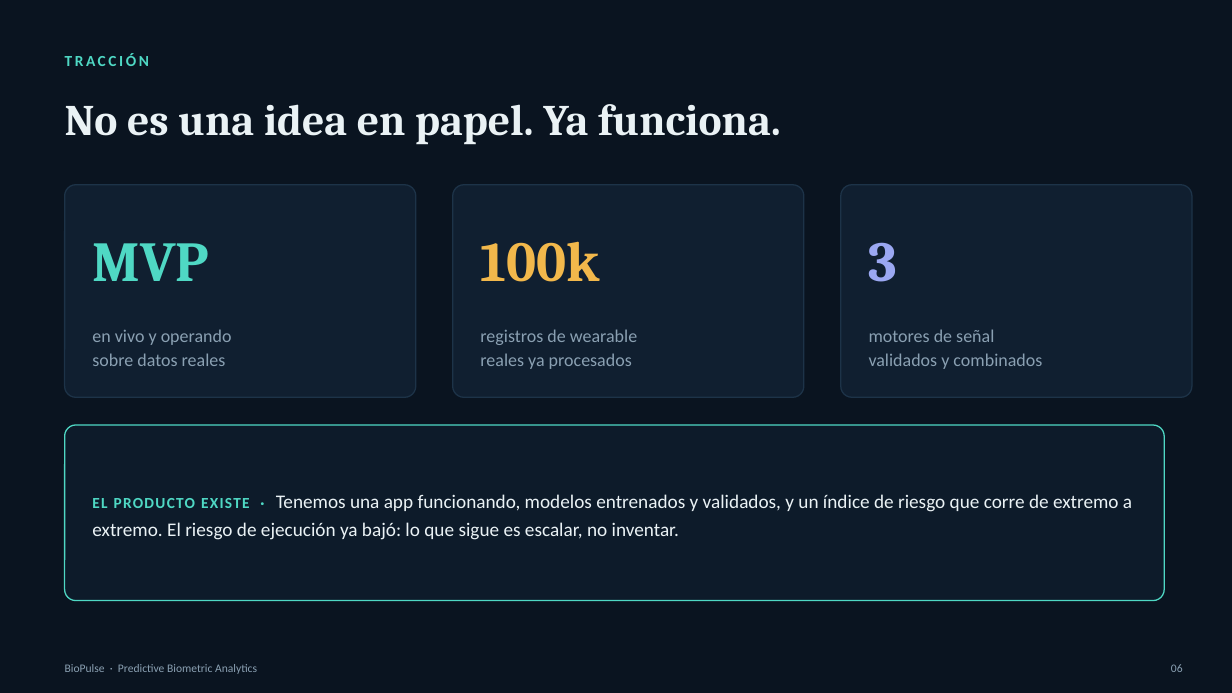
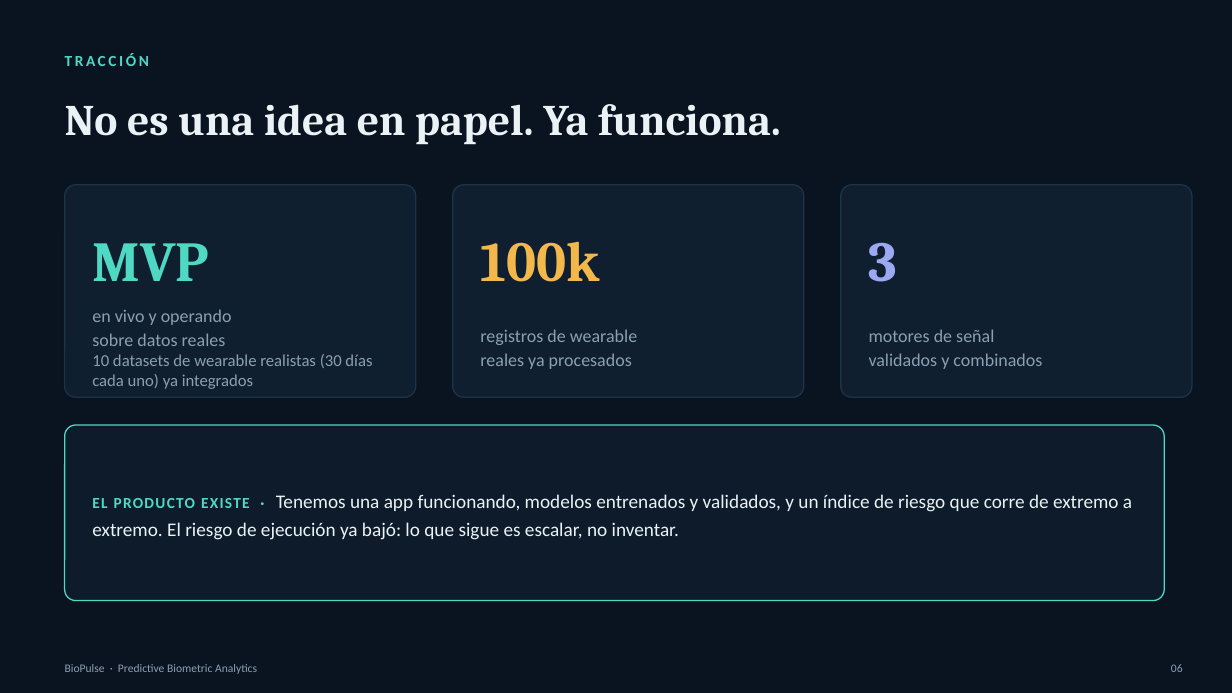
Before and after one commit to Emelecto/Bio-Pulse, a slide deck: slide 6 of pitch/BioPulse_Pitch_Final.pptx. Drawn at 1232x693 pixels with LibreOffice and Linux fonts; fonts in the diff are those of the drawing. Boxes give left, top, right and bottom in pixels: in the first picture for what was removed or moved away, otherwise in the second. Text is boxed around its words. In the diff, an @@ line names an element or a change of style, - is before the commit and + after.

```diff
--- a/pitch/BioPulse_Pitch_Final.pptx
+++ b/pitch/BioPulse_Pitch_Final.pptx
@@ text at <box>92,354,372,389</box>: paragraph added @@
+10 datasets de wearable realistas (30 días cada uno) ya integrados
```
Also in this commit, not shown: 1 other slide changed, 2 slides added.
